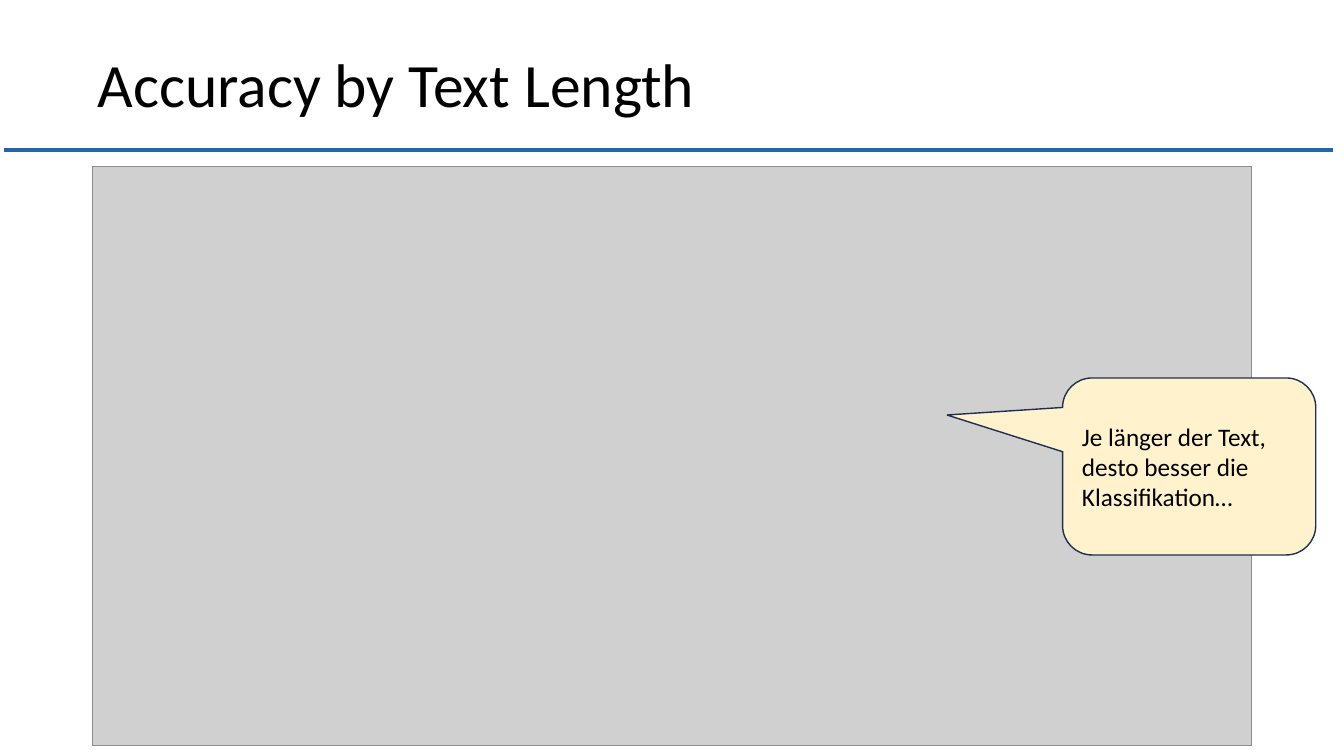
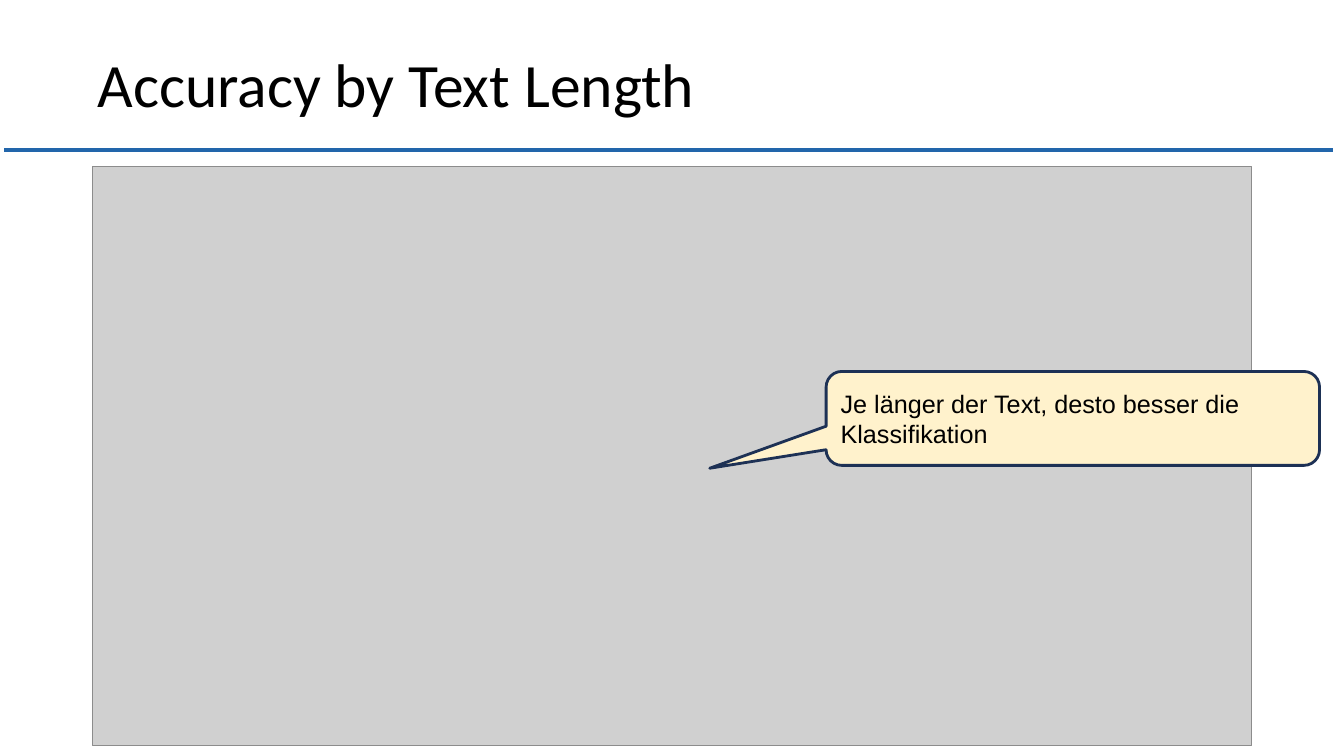
Before and after one commit to muellR/text_analysis, a slide deck: slide 8 of presentation/ln_text_analysis.pptx. Drawn at 1344x756 pixels with LibreOffice and Linux fonts; fonts in the diff are those of the drawing; grey boxes stand for pictures; background and template pictures are left out. Boxes give left, top, right and bottom in pixels: in the first picture for what was removed or moved away, otherwise in the second. Text is boxed around its words. In the diff, an @@ line names an element or a change of style, - is before the commit and + after.

```diff
--- a/presentation/ln_text_analysis.pptx
+++ b/presentation/ln_text_analysis.pptx
@@ rounded speech box "Je länger der Text, desto ...": place and size @@
-rounded speech box "Je länger der Text, desto ..." at [1082, 428, 1266, 507]
+rounded speech box "Je länger der Text, desto ..." at [827, 372, 1321, 466]
@@ rounded speech box "Je länger der Text, desto ..." at [827, 372, 1321, 466]: fill none to #FFF2CC; outline none to #1E3256 2 pt @@
@@ freeform shape removed at [947, 378, 1316, 556] @@
@@ text in rounded speech box at [841, 394, 1239, 444]: text changed; font Calibri to Arial @@
-Je länger der Text, desto besser die Klassifikation…
+Je länger der Text, desto besser die Klassifikation
```
Also in this commit, not shown: 6 other slides changed.
